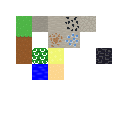
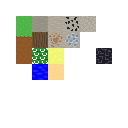
Layers edited between the first and the second (128, 128) image:
added layer "Hue/Saturation 3" above "Layer 6" over bbox(32, 32, 48, 48)
